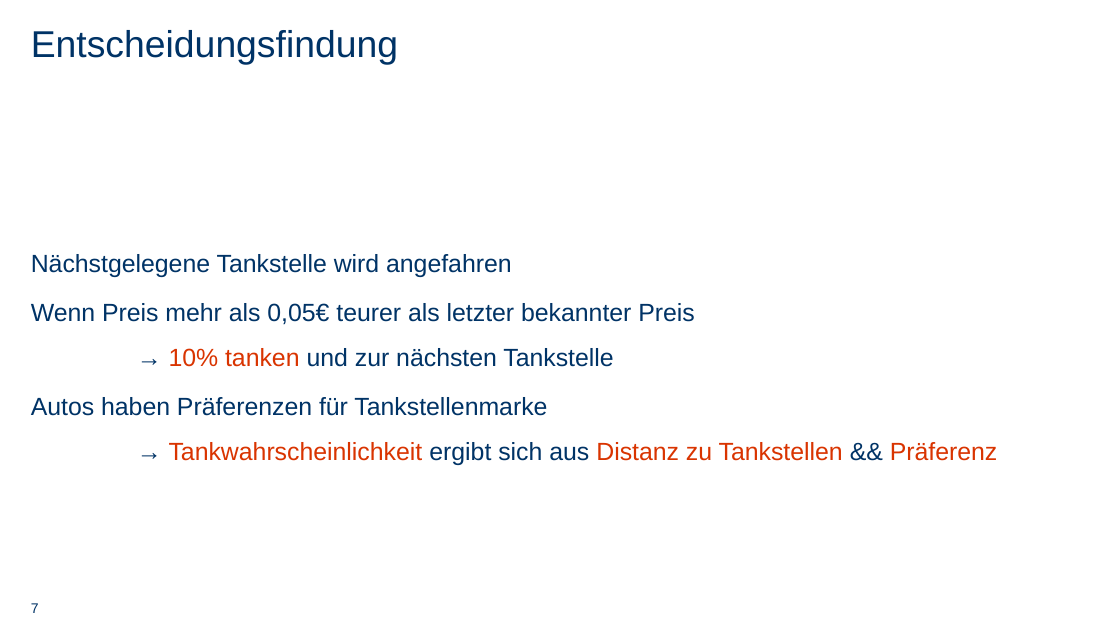
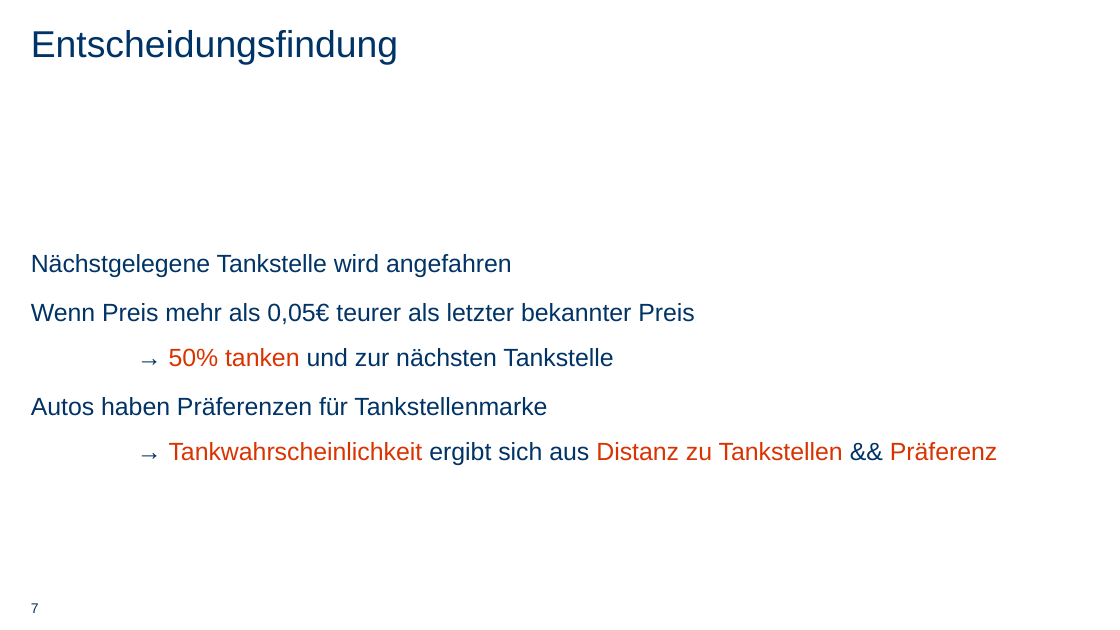
Before and after one commit to Shark919/Metaheuristiken, a slide deck: slide 7 of presentations/simulation/TankstellenSimulation.pptx. Drawn at 1120x630 pixels with LibreOffice and Linux fonts; fonts in the diff are those of the drawing. Boxes give left, top, right and bottom in pixels: in the first picture for what was removed or moved away, otherwise in the second. Text is boxed around its words. In the diff, an @@ line names an element or a change of style, - is before the commit and + after.

```diff
--- a/presentations/simulation/TankstellenSimulation.pptx
+++ b/presentations/simulation/TankstellenSimulation.pptx
@@ text at [169, 348, 613, 367]: text changed @@
-  → 10% tanken und zur nächsten Tankstelle
+  → 50% tanken und zur nächsten Tankstelle
```
Also in this commit, not shown: 1 other slide changed, 4 slides added, 4 slides removed, 2 other files.
